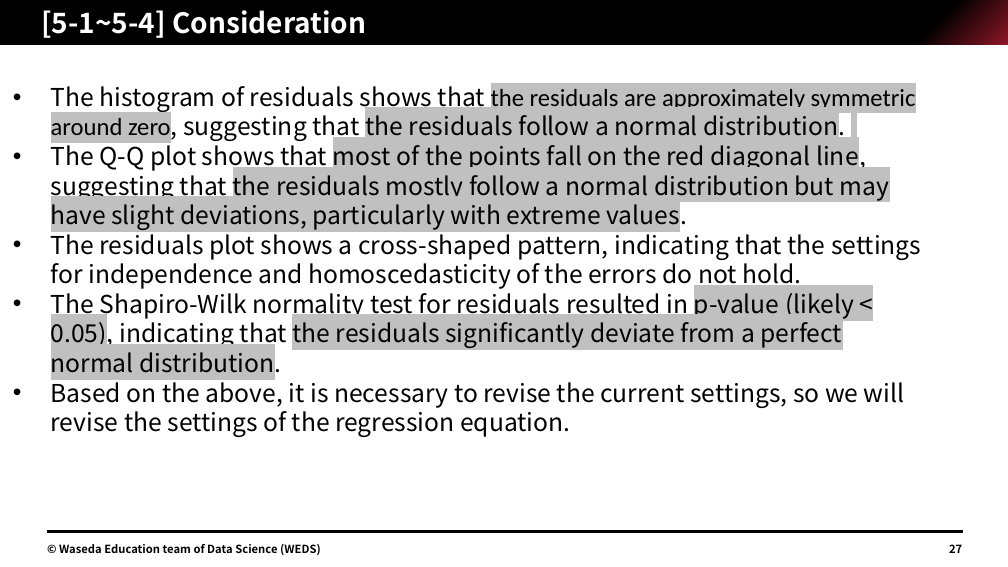
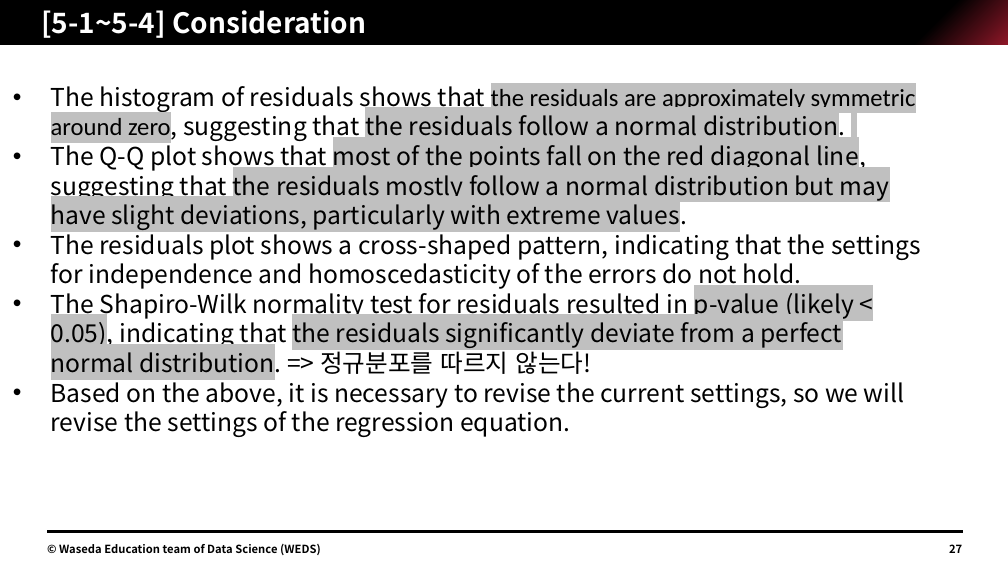
Before and after one commit to Jimin-Park0901/Data-Science, a slide deck: slide 27 of Store_Sale/assignment/1W22CF16.pptx. Drawn at 1008x567 pixels with LibreOffice and Linux fonts; fonts in the diff are those of the drawing. Boxes give left, top, right and bottom in pixels: in the first picture for what was removed or moved away, otherwise in the second. Text is boxed around its words. In the diff, an @@ line names an element or a change of style, - is before the commit and + after.

```diff
--- a/Store_Sale/assignment/1W22CF16.pptx
+++ b/Store_Sale/assignment/1W22CF16.pptx
@@ text at <box>51,288,854,379</box>: text changed @@
-• The Shapiro-Wilk normality test for residuals resulted in p-value (likely < 0.05), indicating that the residuals significantly deviate from a perfect normal distribution.
+• The Shapiro-Wilk normality test for residuals resulted in p-value (likely < 0.05), indicating that the residuals significantly deviate from a perfect normal distribution. => 정규분포를 따르지 않는다!
```
Also in this commit, not shown: 5 other slides changed, 1 other file.
